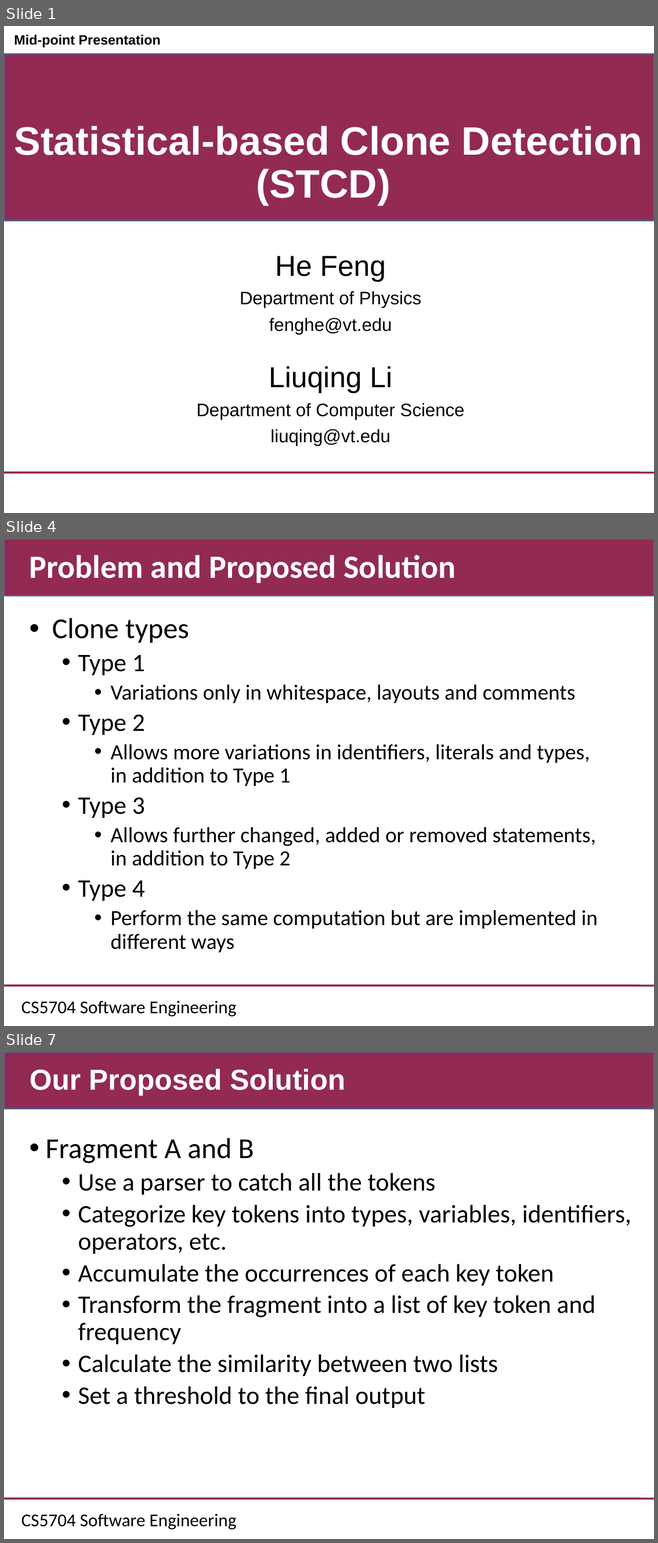
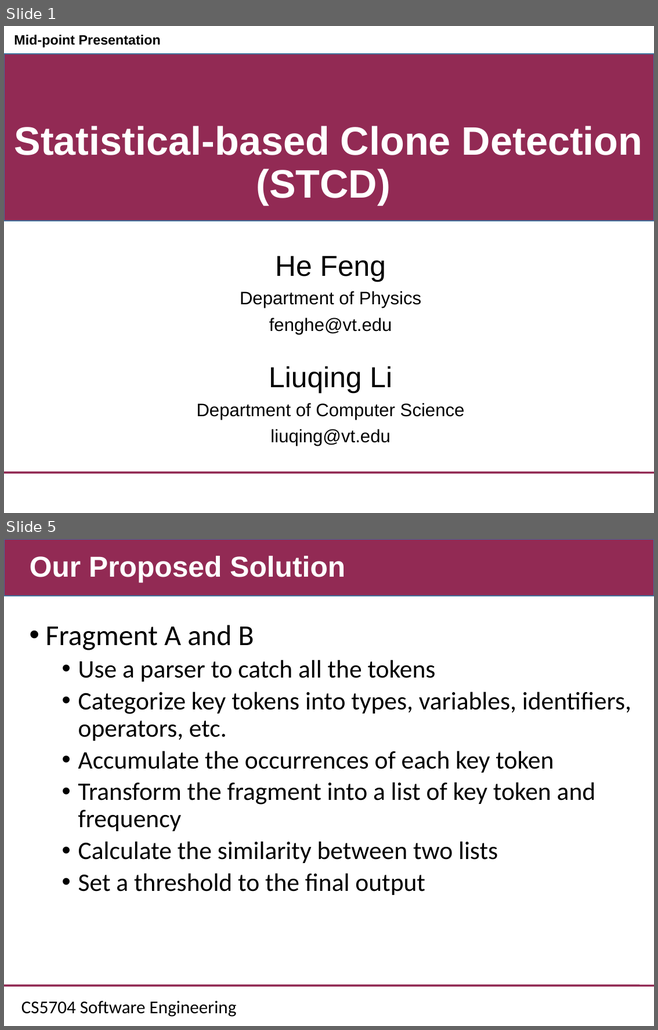
Before and after one commit to CSCC5704/Documents, a slide deck: CS5704_midpresentation.ppt. Shown one above the other, each under a label of ours: slides 1, 4 and 7 before the commit, slides 1 and 5 after it; the slides between them are not shown. The pictures are 658x1543 and 658x1030 pixels, drawn with LibreOffice and Linux fonts; fonts in the diff are those of the drawing; background and template pictures are left out. Boxes give left, top, right and bottom in pixels: in the first picture for what was removed or moved away, otherwise in the second. Text is boxed around its words. In the diff, an @@ line names an element or a change of style, - is before the commit and + after.

```diff
--- a/CS5704_midpresentation.ppt
+++ b/CS5704_midpresentation.ppt
@@ slide 4 removed at <box>4,539,654,1026</box>, background #FFFFFF; not listed: 3 template elements that a slide beside it also shows @@
@@ title removed at <box>30,555,456,583</box> @@
-Problem and Proposed Solution
@@ text removed at <box>52,618,597,953</box> @@
-• Clone types
-  • Type 1
-    • Variations only in whitespace, layouts and comments
-  • Type 2
-    • Allows more variations in identifiers, literals and types, in addition to Type 1
-  • Type 3
-    • Allows further changed, added or removed statements, in addition to Type 2
-  • Type 4
-    • Perform the same computation but are implemented in different ways
@@ what was slide 7 is now slide 5 @@
```
Also in this commit, not shown: 7 slides changed, 15 slides added, 3 other slides removed, 1 other file.
